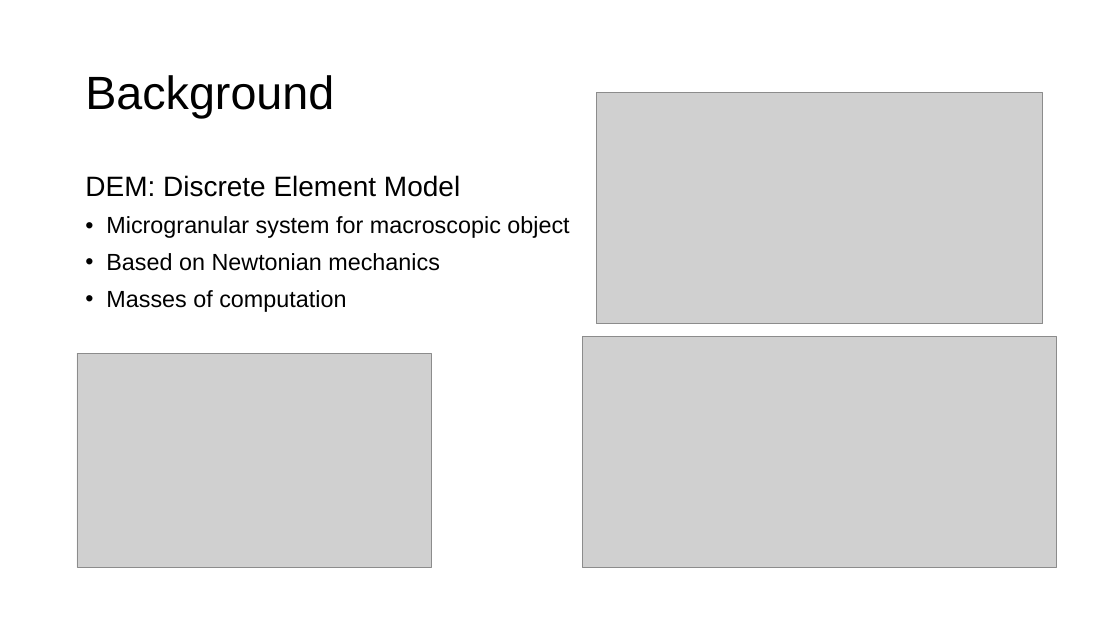
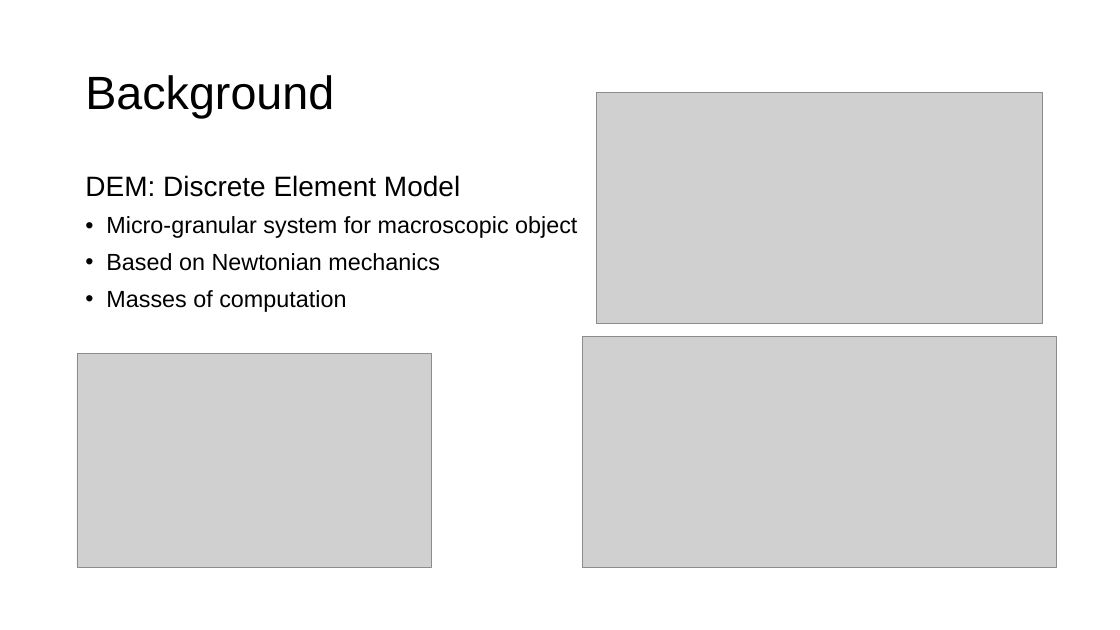
Before and after one commit to jerryweihuajing/Post-Processing, a slide deck: slide 4 of CG Finals.pptx. Drawn at 1120x630 pixels with LibreOffice and Linux fonts; fonts in the diff are those of the drawing; grey boxes stand for pictures. Boxes give left, top, right and bottom in pixels: in the first picture for what was removed or moved away, otherwise in the second. Text is boxed around its words. In the diff, an @@ line names an element or a change of style, - is before the commit and + after.

```diff
--- a/CG Finals.pptx
+++ b/CG Finals.pptx
@@ background #CCE8CF to #CEEACA @@
@@ text at (106,216,577,238): text changed @@
-• Microgranular system for macroscopic object
+• Micro-granular system for macroscopic object
```
Also in this commit, not shown: 32 other slides changed, 1 slide removed.
